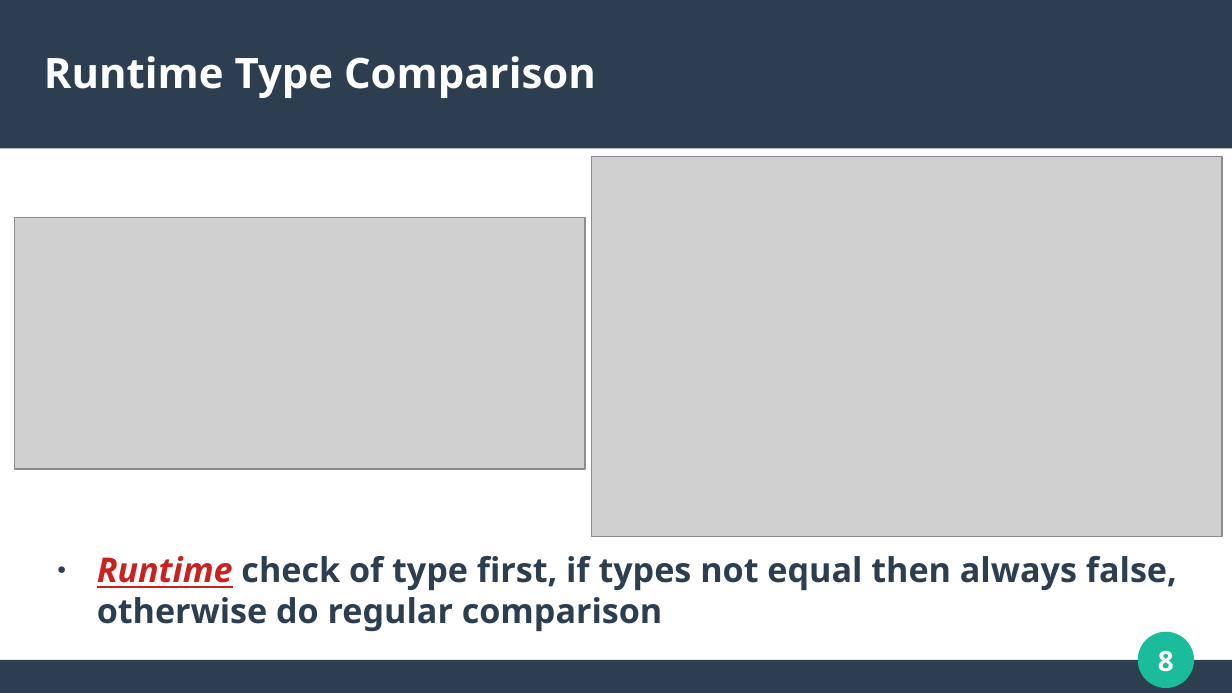
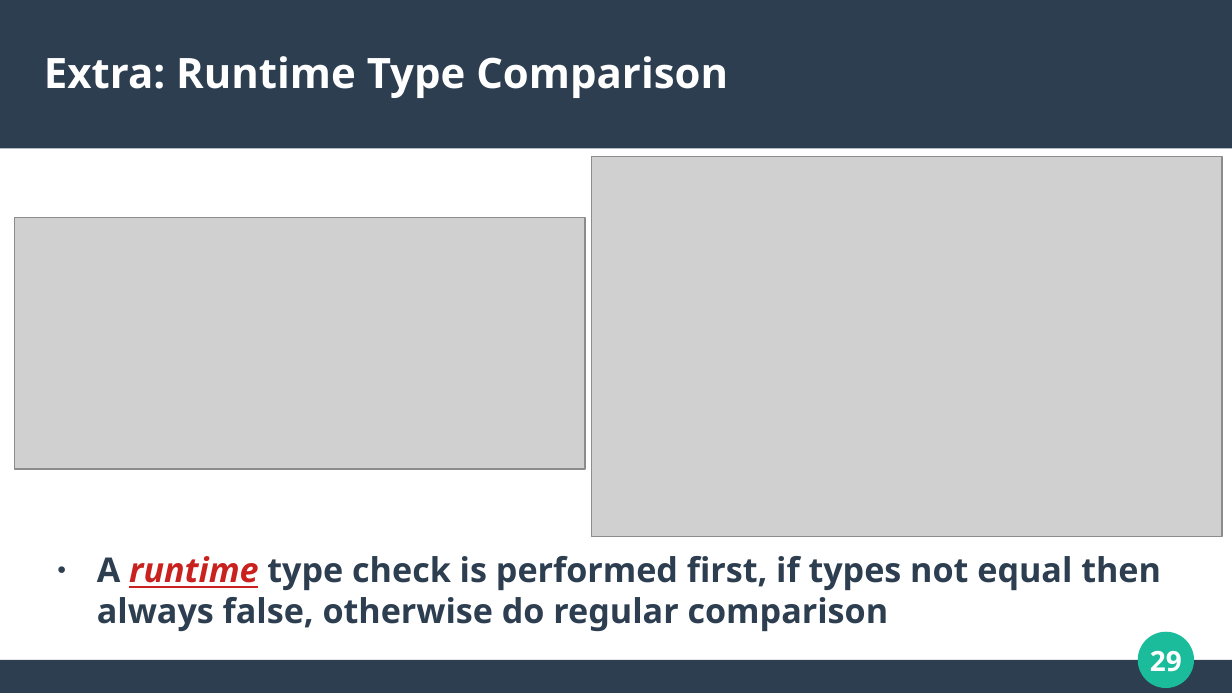
Before and after one commit to calvincramer/golang-training-3-completed, a slide deck: slide 29 of presentation-3.odp (slide 8 before the commit). Drawn at 1232x693 pixels with LibreOffice and Linux fonts; fonts in the diff are those of the drawing; grey boxes stand for pictures. Boxes give left, top, right and bottom in pixels: in the first picture for what was removed or moved away, otherwise in the second. Text is boxed around its words. In the diff, an @@ line names an element or a change of style, - is before the commit and + after.

Commit message:
Presentation

```diff
--- a/presentation-3.odp
+++ b/presentation-3.odp
@@ title at [44, 56, 728, 98]: text changed @@
-Runtime Type Comparison
+Extra: Runtime Type Comparison
@@ text at [97, 556, 1161, 631]: text changed @@
-● Runtime check of type first, if types not equal then always false, otherwise do regular comparison
+● A runtime type check is performed first, if types not equal then always false, otherwise do regular comparison
@@ page number at [1150, 650, 1182, 672]: text changed @@
-8
+29
```
Also in this commit, not shown: 3 other slides changed, 24 slides added, 3 slides removed, 1 other file.
